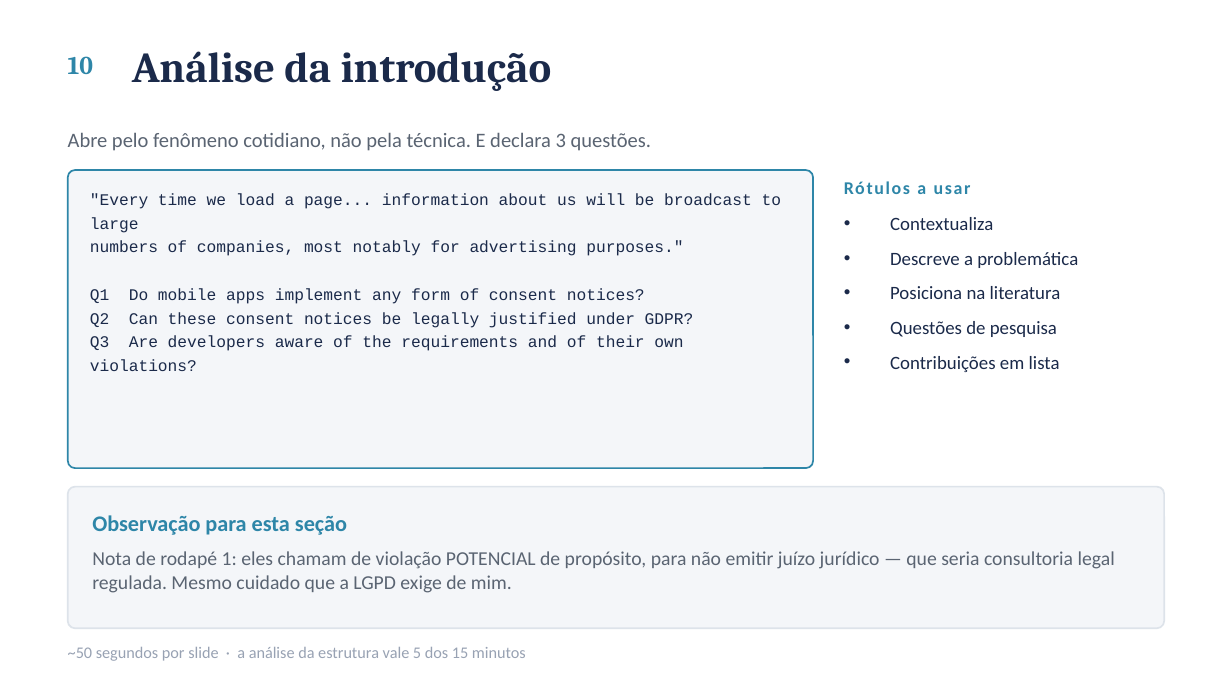
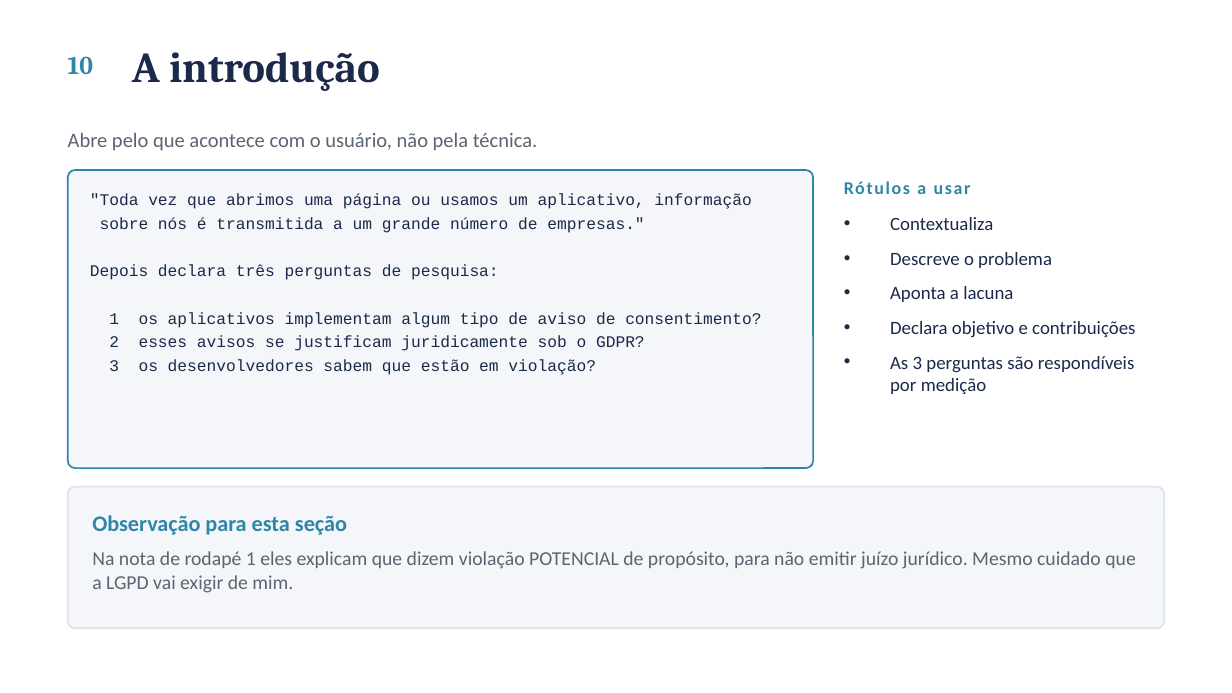
Before and after one commit to ClaudioAMF1/TCC, a slide deck: slide 11 of seminario/seminario-analise-de-artigo.pptx. Drawn at 1232x693 pixels with LibreOffice and Linux fonts; fonts in the diff are those of the drawing. Boxes give left, top, right and bottom in pixels: in the first picture for what was removed or moved away, otherwise in the second. Text is boxed around its words. In the diff, an @@ line names an element or a change of style, - is before the commit and + after.

```diff
--- a/seminario/seminario-analise-de-artigo.pptx
+++ b/seminario/seminario-analise-de-artigo.pptx
@@ text at box(132, 52, 380, 91): text changed @@
-Análise da introdução
+A introdução
@@ text at box(68, 132, 537, 151): text changed @@
-Abre pelo fenômeno cotidiano, não pela técnica. E declara 3 questões.
+Abre pelo que acontece com o usuário, não pela técnica.
@@ text at box(90, 193, 761, 375): text changed @@
-"Every time we load a page... information about us will be broadcast to large
-numbers of companies, most notably for advertising purposes."
-Q1 Do mobile apps implement any form of consent notices?
-Q2 Can these consent notices be legally justified under GDPR?
-Q3 Are developers aware of the requirements and of their own violations?
+"Toda vez que abrimos uma página ou usamos um aplicativo, informação
+sobre nós é transmitida a um grande número de empresas."
+Depois declara três perguntas de pesquisa:
+1 os aplicativos implementam algum tipo de aviso de consentimento?
+2 esses avisos se justificam juridicamente sob o GDPR?
+3 os desenvolvedores sabem que estão em violação?
@@ text at box(890, 252, 1135, 394): text changed @@
-• Descreve a problemática
-• Posiciona na literatura
-• Questões de pesquisa
-• Contribuições em lista
+• Descreve o problema
+• Aponta a lacuna
+• Declara objetivo e contribuições
+• As 3 perguntas são respondíveis por medição
@@ text at box(92, 551, 1135, 593): text changed @@
-Nota de rodapé 1: eles chamam de violação POTENCIAL de propósito, para não emitir juízo jurídico — que seria consultoria legal regulada. Mesmo cuidado que a LGPD exige de mim.
+Na nota de rodapé 1 eles explicam que dizem violação POTENCIAL de propósito, para não emitir juízo jurídico. Mesmo cuidado que a LGPD vai exigir de mim.
@@ text removed at box(68, 647, 526, 661) @@
-~50 segundos por slide · a análise da estrutura vale 5 dos 15 minutos
```
Also in this commit, not shown: 14 other slides changed, 3 other files.
